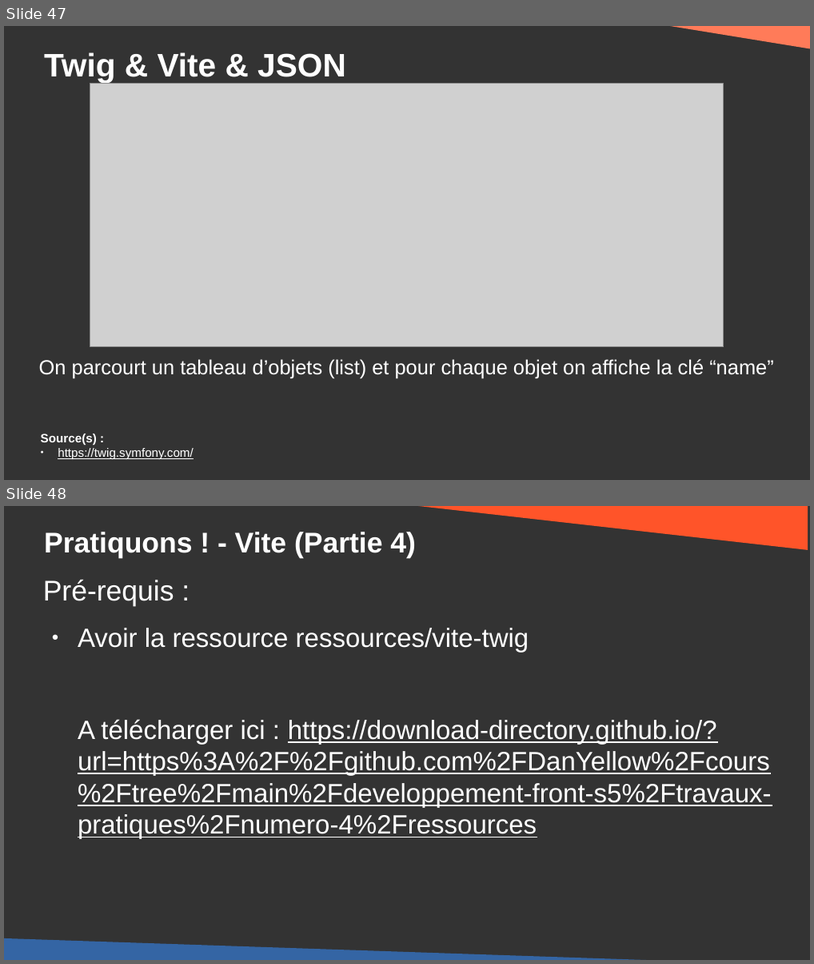
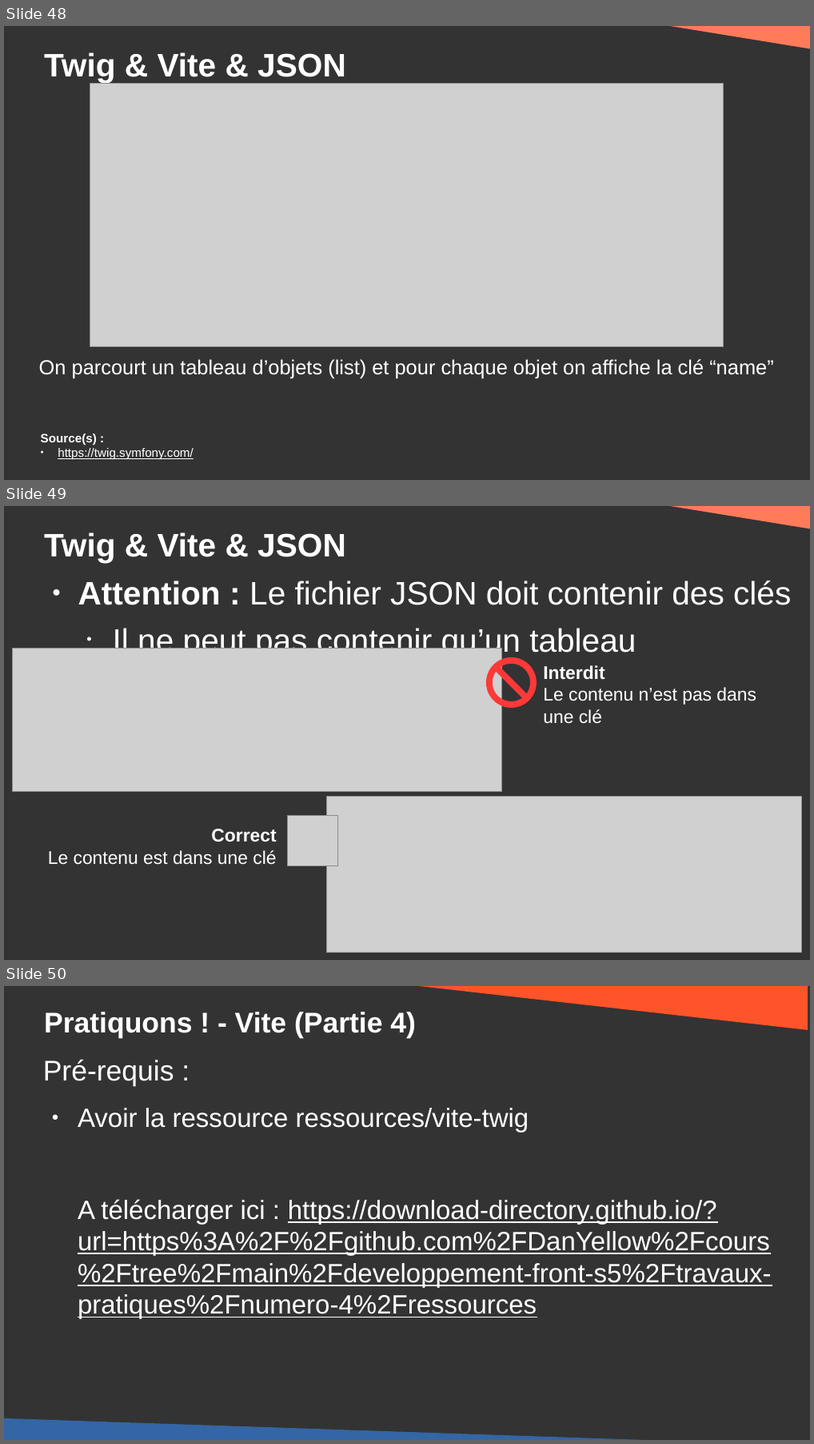
Before and after one commit to DanYellow/cours, a slide deck: developpement-front-s5/travaux-pratiques/numero-4/presentation.odp. Shown one above the other, each under a label of ours: slides 47 and 48 before the commit, slides 48, 49 and 50 after it. The pictures are 814x964 and 814x1444 pixels, drawn with LibreOffice and Linux fonts; fonts in the diff are those of the drawing; grey boxes stand for pictures. Boxes give left, top, right and bottom in pixels: in the first picture for what was removed or moved away, otherwise in the second. Text is boxed around its words. In the diff, an @@ line names an element or a change of style, - is before the commit and + after.

Commit message:
developpement-front-s5 - Add slides related to json structure tp#4

```diff
--- a/developpement-front-s5/travaux-pratiques/numero-4/presentation.odp
+++ b/developpement-front-s5/travaux-pratiques/numero-4/presentation.odp
@@ slide 49 added at <box>4,506,810,960</box>, background #333333 @@
@@ right triangle added at <box>650,506,810,529</box>, fill #FF7B59 @@
@@ title added at <box>44,532,346,562</box>, 32 pt, text #FFFFFF, bold @@
+Twig & Vite & JSON
@@ text added at <box>78,580,791,658</box>, 32 pt, text #FFFFFF @@
+● Attention : Le fichier JSON doit contenir des clés
+  • Il ne peut pas contenir qu’un tableau
@@ picture added at <box>13,648,502,792</box> @@
@@ no-entry sign added at <box>486,657,537,708</box>, fill #FF3838 @@
@@ text added at <box>543,665,757,723</box>, 18 pt, text #FFFFFF @@
+Interdit
+Le contenu n’est pas dans une clé
@@ picture added at <box>288,816,338,866</box> @@
@@ picture added at <box>326,796,802,953</box> @@
@@ text added at <box>48,828,276,864</box>, 18 pt, text #FFFFFF @@
+Correct
+Le contenu est dans une clé
@@ what was slide 47 is now slide 48 @@
@@ what was slide 48 is now slide 50 @@
```
Also in this commit, not shown: 6 slides changed, 1 other slide added, 1 other file.
